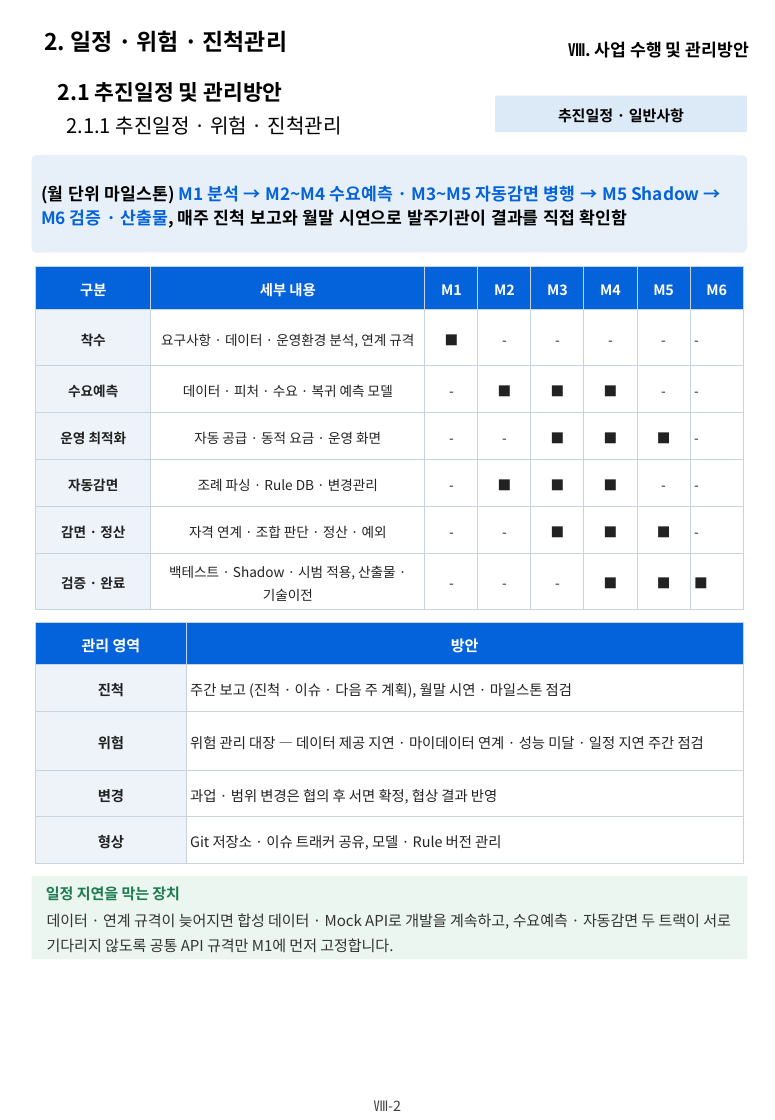
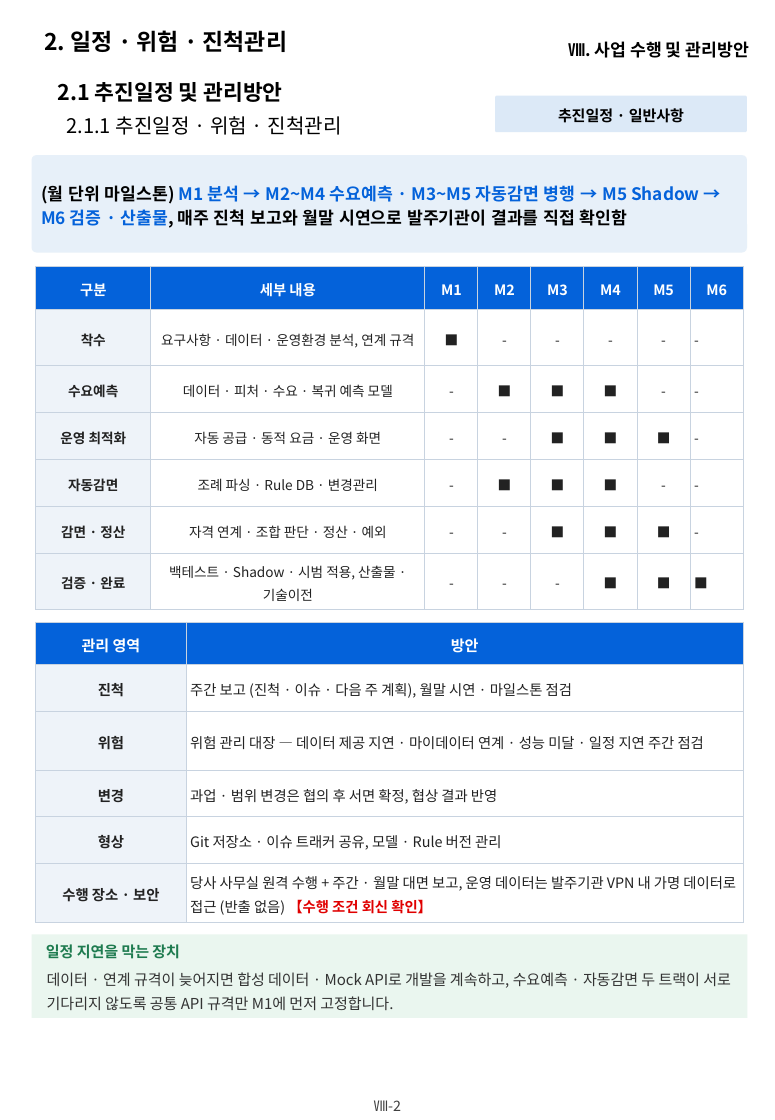
Before and after one commit to hwangsteeve-tech/hbjw, a slide deck: slide 40 of proposals/2026-11_dsit-parking-ai/dsit_proposal.pptx. Drawn at 775x1120 pixels with LibreOffice and Linux fonts; fonts in the diff are those of the drawing; background and template pictures are left out. Boxes give left, top, right and bottom in pixels: in the first picture for what was removed or moved away, otherwise in the second. Text is boxed around its words. In the diff, an @@ line names an element or a change of style, - is before the commit and + after.

```diff
--- a/proposals/2026-11_dsit-parking-ai/dsit_proposal.pptx
+++ b/proposals/2026-11_dsit-parking-ai/dsit_proposal.pptx
@@ table at bbox=[36, 622, 743, 922] @@
+row 6: 수행 장소 · 보안 | 당사 사무실 원격 수행 + 주간 · 월말 대면 보고, 운영 데이터는 발주기관 VPN 내 가명 데이터로 접근 (반출 없음) 【수행 조건 회신 확인】
@@ 2 texts, 1 rectangle: place and size @@
-2 texts, 1 rectangle at bbox=[32, 875, 748, 959]
+2 texts, 1 rectangle at bbox=[32, 934, 748, 1018]
```
Also in this commit, not shown: 3 other slides changed, 1 other file.
